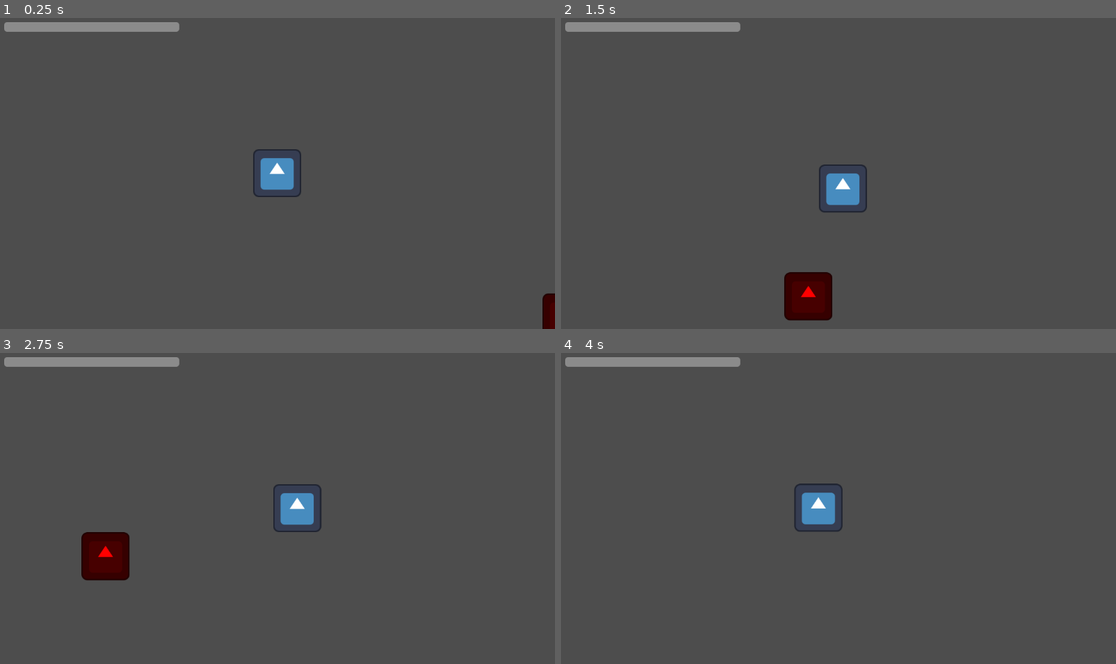
Above: before the commit, frames 1-4 (two rows, left to right).
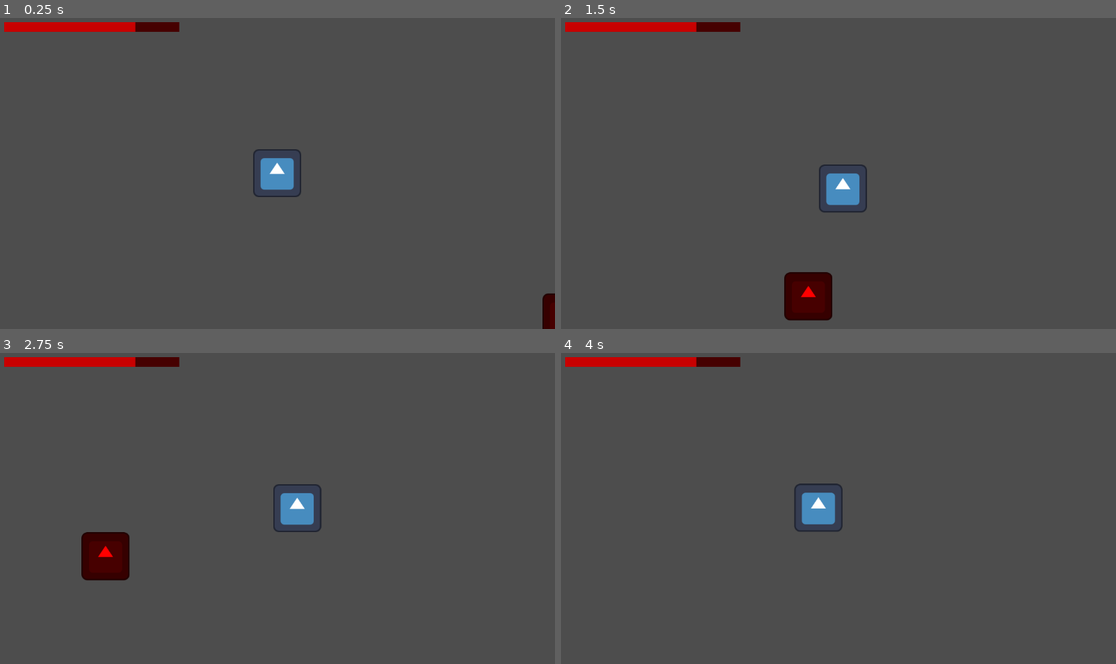
Above: after the commit, the same moments.

Repository: deshis/igdt-hack-and-slash
Game: Godot game, scene res://Scenes/main.tscn
Two runs of this game, one before a commit and one after it. Both use one fixed random seed, a clock stepped at 60 frames per second and the inputs below. The engine's default icon, where the game draws it, is replaced by a stand-in: a white triangle on a blue panel in a dark square.
Inputs:
- Up to frame 1 (0.25 s): no input
- Up to frame 2 (1.5 s): tap Enter at 0.5 s; hold D (move_right) 0.53-1.28 s; tap Shift (movement_ability) at 0.6, 1.35 s; hold S (move_down) from 1.28 s (still down)
- Up to frame 3 (2.75 s): release S (move_down) at 2.03 s; hold D (move_right) from 2.03 s (still down); tap Shift (movement_ability) at 2.1 s
- Up to frame 4 (4 s): release D (move_right) at 2.78 s; hold W (move_up) 2.78-3.53 s; tap Shift (movement_ability) at 2.85, 3.6 s; hold A (move_left) from 3.53 s (still down)

The runs differ from the first frame. In frame 1, 1.0% of the frame differs, in the area x 0-33%, y 1-5%; in frame 2, 1.0%; in frame 3, 1.0%; in frame 4, 1.0%.

Commit message:
change HP bar color

Diff:
--- a/Scenes/main.tscn
+++ b/Scenes/main.tscn
@@ -7,9 +7,16 @@
 [sub_resource type="RectangleShape2D" id="RectangleShape2D_7dm0k"]
 size = Vector2(100, 100)
 
+[sub_resource type="StyleBoxFlat" id="StyleBoxFlat_8gbba"]
+bg_color = Color(0.27450982, 0, 0, 1)
+
+[sub_resource type="StyleBoxFlat" id="StyleBoxFlat_jjvhh"]
+bg_color = Color(0.78431374, 0, 0, 1)
+
 [node name="Main" type="Node2D"]
 
 [node name="Player" parent="." instance=ExtResource("1_jjgbg")]
+HP = 75.0
 
 [node name="evil placeholder guy" type="CharacterBody2D" parent="."]
 position = Vector2(600, 300)
@@ -47,6 +54,8 @@
 [node name="ProgressBar" type="ProgressBar" parent="HUD/HPBar/MarginContainer" node_paths=PackedStringArray("player")]
 layout_mode = 2
 size_flags_vertical = 1
+theme_override_styles/background = SubResource("StyleBoxFlat_8gbba")
+theme_override_styles/fill = SubResource("StyleBoxFlat_jjvhh")
 value = 3.05
 show_percentage = false
 script = ExtResource("3_8gbba")
Not shown: 1 places in Scenes/main.tscn that only renumber resources
